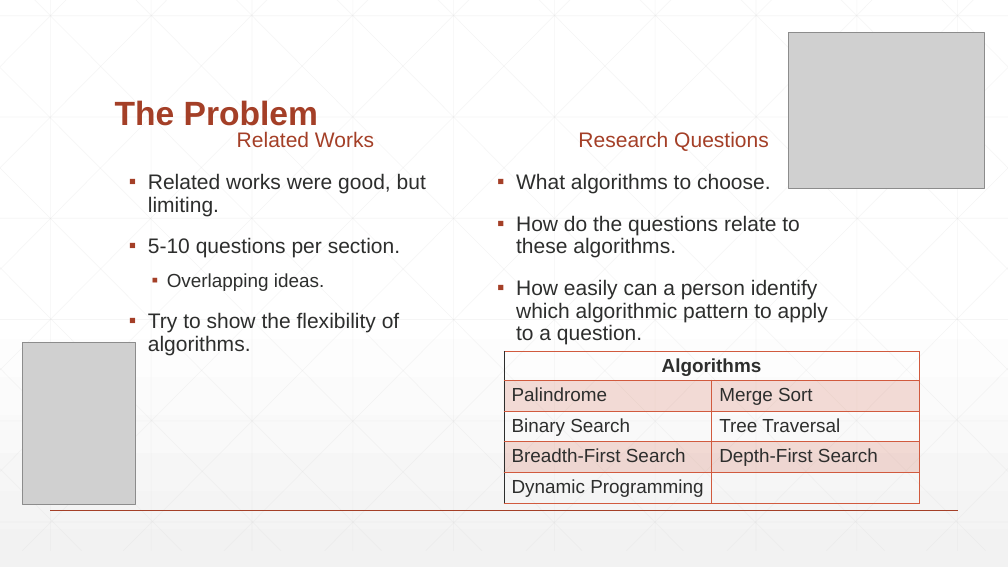
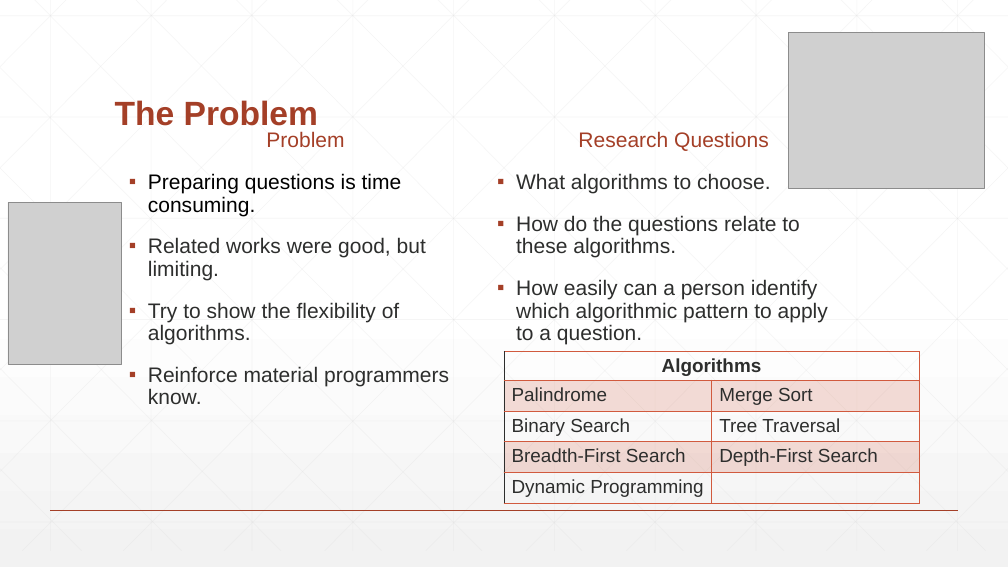
Before and after one commit to Demostroyer/interview-project, a slide deck: slide 4 of presentation/New Thesis Presentation.pptx. Drawn at 1008x567 pixels with LibreOffice and Linux fonts; fonts in the diff are those of the drawing; grey boxes stand for pictures. Boxes give left, top, right and bottom in pixels: in the first picture for what was removed or moved away, otherwise in the second. Text is boxed around its words. In the diff, an @@ line names an element or a change of style, - is before the commit and + after.

```diff
--- a/presentation/New Thesis Presentation.pptx
+++ b/presentation/New Thesis Presentation.pptx
@@ text at box(148, 131, 402, 216): text changed; text colour #A43F27 to #000000 @@
-Related Works
+Problem
+▪ Preparing questions is time consuming.
@@ picture: place and size @@
-picture at box(22, 343, 135, 505)
+picture at box(8, 203, 121, 365)
@@ text at box(148, 237, 400, 291): paragraphs removed @@
-▪ 5-10 questions per section.
-  ▪ Overlapping ideas.
@@ text at box(148, 366, 449, 404): paragraph added @@
+▪ Reinforce material programmers know.
```
Also in this commit, not shown: 2 other slides changed, 1 slide added, 1 slide removed.
